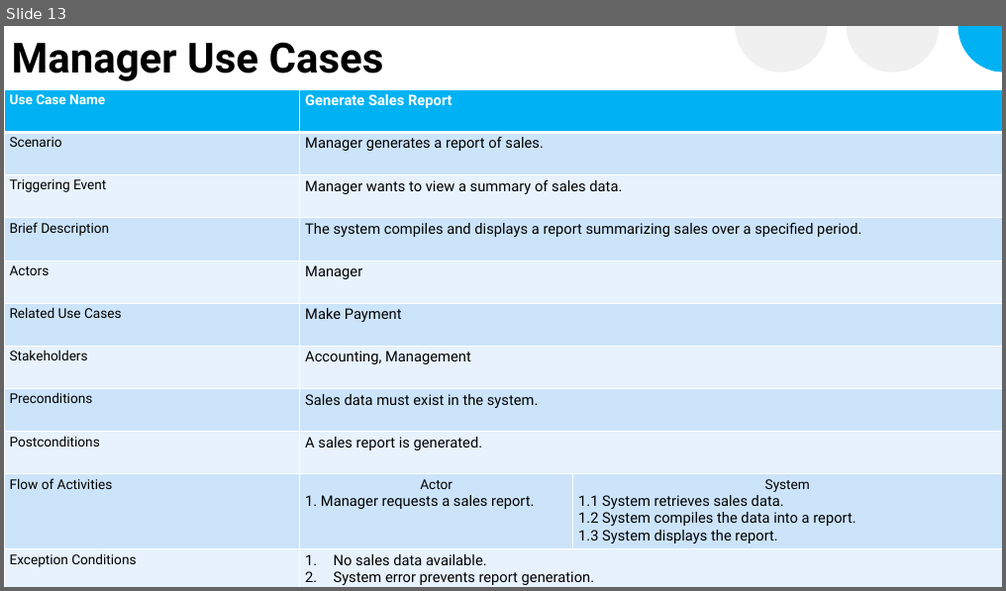
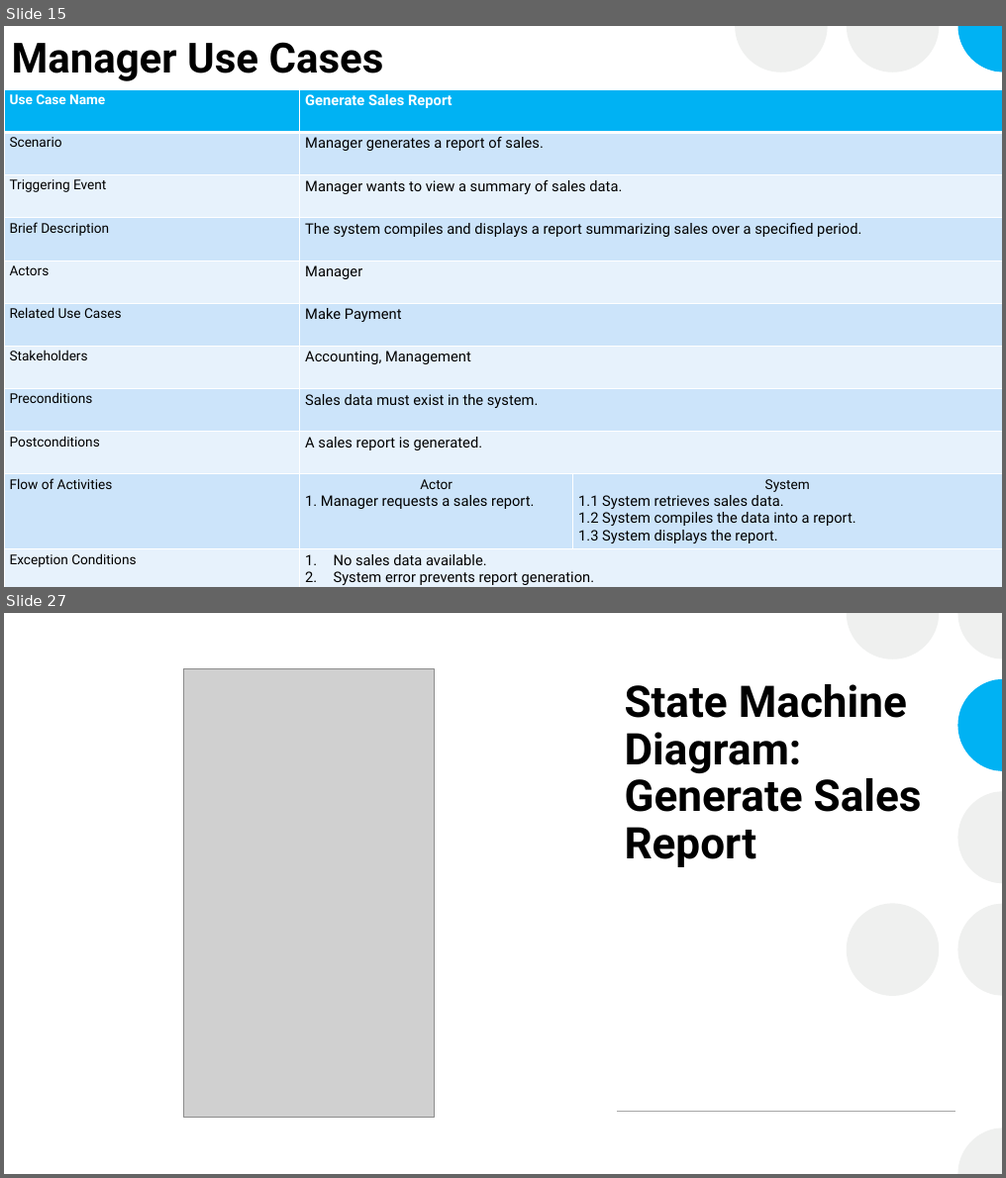
Before and after one commit to CheetoBuri/Restuarant-Information-System, a slide deck: Restaurant Information System.pptx. Shown one above the other, each under a label of ours: slide 13 before the commit, slides 15 and 27 after it; the slides between them are not shown. The pictures are 1006x591 and 1006x1178 pixels, drawn with LibreOffice and Linux fonts; fonts in the diff are those of the drawing; grey boxes stand for pictures. Boxes give left, top, right and bottom in pixels: in the first picture for what was removed or moved away, otherwise in the second. Text is boxed around its words. In the diff, an @@ line names an element or a change of style, - is before the commit and + after.

Commit message:
Added more slides and images to the powerpoint

```diff
--- a/Restaurant Information System.pptx
+++ b/Restaurant Information System.pptx
@@ slide 27 added at [4,613,1002,1174], background #FFFFFF; not listed: 7 template elements that a slide beside it also shows @@
@@ rectangle added at [4,613,1002,1174], fill #FFFFFF @@
@@ group added at [846,613,1002,1174]: 6 freeform shapes, 1 ellipse @@
@@ picture added at [183,669,434,1118] @@
@@ title added at [625,684,922,867], 42 pt, text #000000, bold @@
+State Machine Diagram: Generate Sales Report
@@ group added at [512,613,1002,1174]: 8 freeform shapes @@
@@ line added from (617, 1112) to (955, 1112), #A6A6A6 1 pt @@
@@ what was slide 13 is now slide 15 @@
```
Also in this commit, not shown: 39 other slides added.
